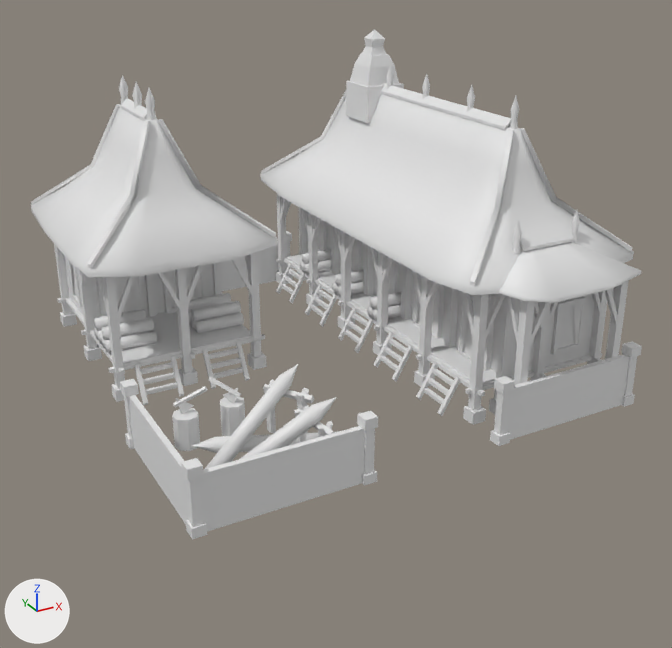
The COLLADA model art/meshes/structural/yawadwipa/arsenal.dae, before and after one commit.
Camera for both pictures: a camera (50 mm lens) standing at (-22.4, -42.8, 22.7) and looking at (-0.4, -2.9, 2.8). The lights are fixed; the arrows at lower left show +X, +Y and +Z. The older version comes first. Materials are left out; every surface is plain grey.

The first picture shows 'arsenal'.
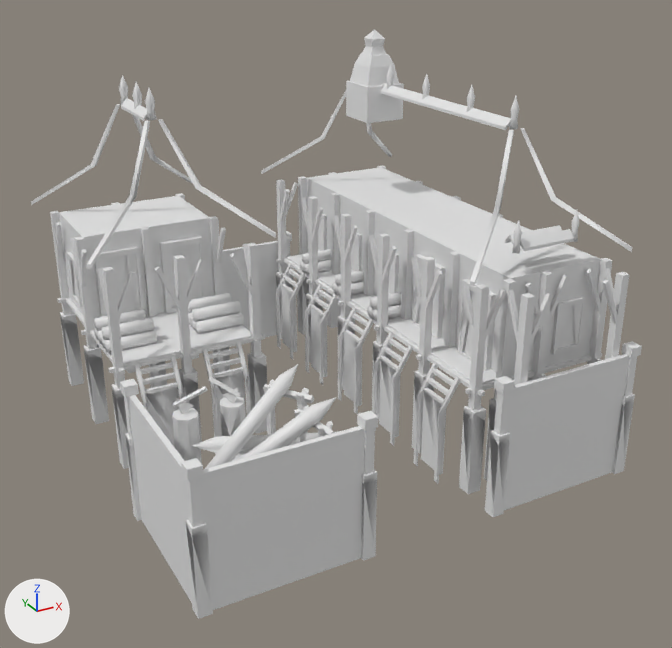
What differs and where, as boxes (x1, y1, x2, y2) in the pictures (672 x 648 px):
```json
{"object": "arsenal", "change": "reshaped", "before": [31, 29, 642, 539], "after": [31, 29, 642, 619], "on screen": "16% taller"}
{"part": 1, "of": "me_esfera_30016", "change": "deleted", "before": [499, 242, 642, 303]}
{"part": 2, "of": "me_esfera_30016", "change": "cut back", "before": [31, 94, 634, 295], "after": [324, 116, 371, 139], "on screen": "mostly hidden afterwards"}
{"part": 3, "of": "me_esfera_30016", "change": "added", "after": [61, 279, 633, 517]}
{"part": 4, "of": "me_esfera_30016", "change": "added", "after": [85, 347, 377, 619]}
```

Edits to the scene script, one JSON object a line:
```json
{"block": "me_esfera_30016", "where": "# used by ob_arsenal; location = (0.0, 0.0, 0.0)"}
{"op": "remove", "block": "me_esfera_30016", "code": "me_esfera_30016.from_pydata(...)  # 3201 vertices, 4398 faces; spans x -12.7..11.6, y -13.5..11.4, z -0.1..16.7"}
{"op": "add", "block": "me_esfera_30016", "code": "me_esfera_30016.from_pydata(...)  # 3270 vertices, 5280 faces; spans x -12.7..11.6, y -13.5..11.4, z -4.1..16.7"}
{"block": "me_esfera_30016", "change": "me_esfera_30016 part 1: the loose piece of 21 vertices spanning x 3.3..10.3, y -13.4..-10.4, z 6.7..8.3 is deleted"}
{"block": "me_esfera_30016", "change": "me_esfera_30016 part 2: 2 vertices moved within x 6.4..6.8, y 7.5, z 13.3; 210 vertices removed from x -12.7..11.6, y -11.6..11.2, z 6.6..13.3"}
{"block": "me_esfera_30016", "change": "me_esfera_30016 part 3: 168 vertices added at x -12.0..11.0, y -13.5..11.4, z -4.1..-3.7"}
{"block": "me_esfera_30016", "change": "me_esfera_30016 part 4: 132 vertices added at x -12.7..-3.6, y -13.3..5.5, z -4.1..-3.7"}
```
